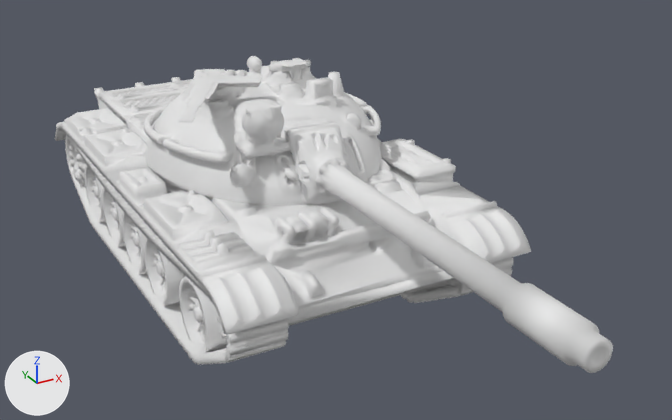
Renders of the glTF model public/models/tanks/community/recovered/t54.glb from each side of a commit.
Camera for both pictures: a camera (50 mm lens) standing at (-41.5, -97.3, 51.6) and looking at (2.6, -17.1, 11.5). The axes (+X, +Y, +Z) are drawn at lower left. The lights are the same throughout. The first picture is the older version. Where no turn or scale is listed for an object, it has been applied to the vertices.

The first picture shows 'HullMesh', 'TurretMesh'.
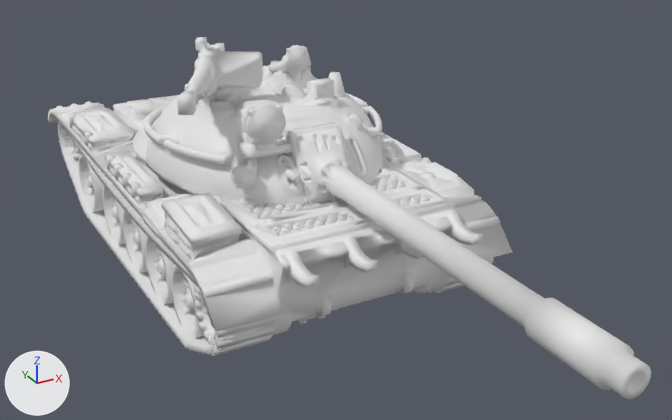
Where the change shows, as pixel boxes [x1, y1, x2, y2] in the pictures (672 x 420 px; the box of a moved part takes in the faces that stretch with it):
'HullMesh', rescaled
    before: [55, 77, 531, 365]
    after: [48, 84, 512, 356]
'TurretMesh', reshaped (8% wider, 14% taller)
    before: [144, 56, 613, 373]
    after: [144, 37, 651, 399]
part 2 of me_t54_refit_turret, moved or reshaped
    before: [149, 56, 613, 373]
    after: [149, 37, 651, 399]

The change in detail:
me_t54_refit_hull is used by ob_hullmesh; location (0.0, 0.0, 0.0).
me_t54_refit_hull had 43074 vertices, 86216 faces and spanned x -16.6..16.6, y -32.8..32.8, z 0.0..15.9.
me_t54_refit_hull now has 43074 vertices, 86216 faces and spans x -16.6..16.6, y -33.5..33.5, z 0.0..15.9.
me_t54_refit_hull part 1: the whole mesh is scaled about its middle by (-1, -1.02, 1).
me_t54_refit_turret is used by ob_turretmesh; location (0.0, 0.0, 0.0).
me_t54_refit_turret had 16879 vertices, 33782 faces and spanned x -14.7..13.1, y -58.6..7.2, z 5.9..24.6.
me_t54_refit_turret now has 16879 vertices, 33782 faces and spans x -14.7..13.1, y -62.1..7.3, z 5.9..28.5.
me_t54_refit_turret part 2: 13964 of 16879 vertices moved; they spanned x -14.7..13.1, y -58.6..7.2, z 5.9..24.6 and now span x -14.7..13.1, y -62.1..7.3, z 5.9..28.5; mean shift (0.0, -0.3, 0.1); largest move (-6.6, -5.1, 24.6) -> (-6.6, -5.2, 28.5).
